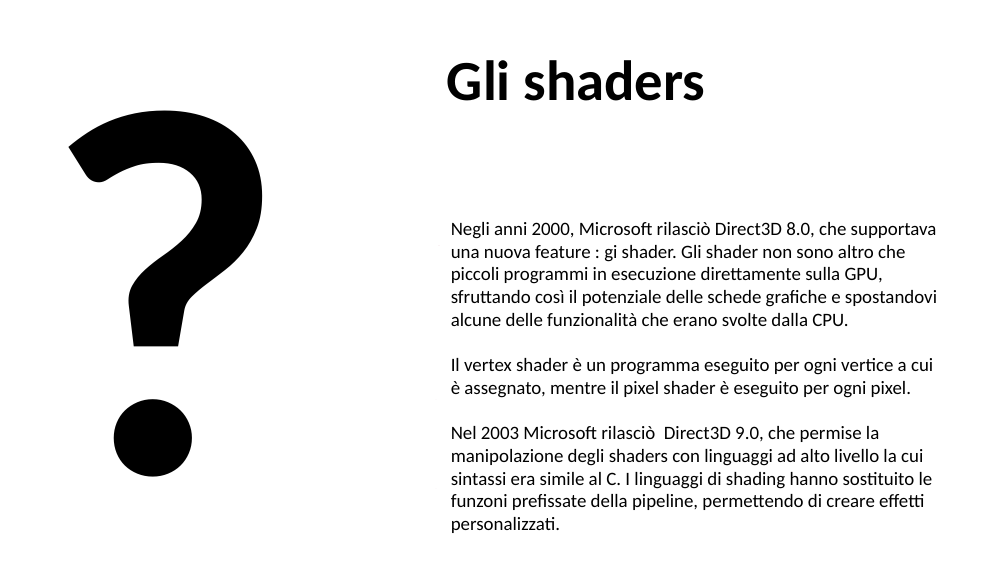
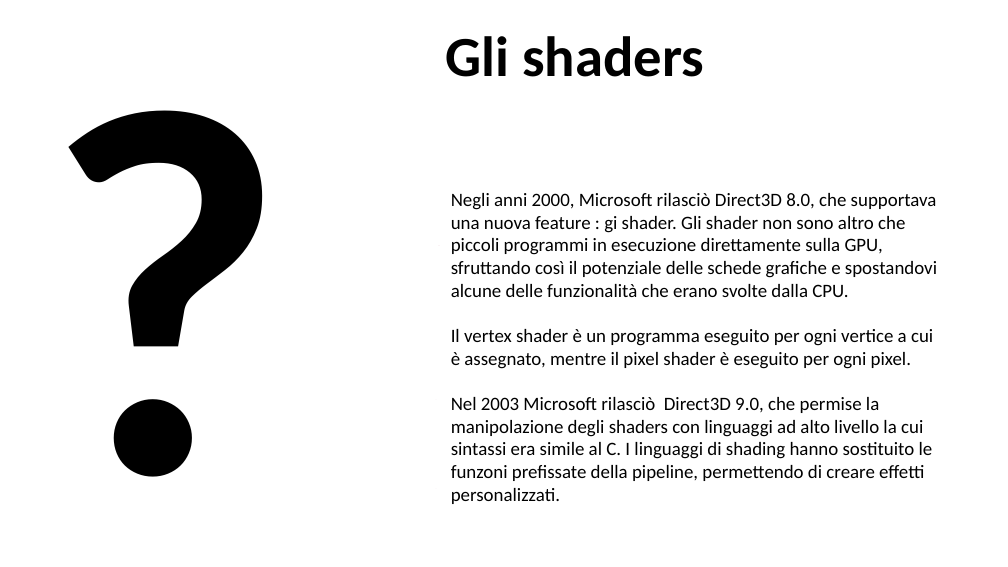
Before and after one commit to AntonioDOrazio/MobileProgramming_OpenGL, a slide deck: slide 8 of Materiale/BozzaOpenGL.pptx. Drawn at 1008x567 pixels with LibreOffice and Linux fonts; fonts in the diff are those of the drawing. Boxes give left, top, right and bottom in pixels: in the first picture for what was removed or moved away, otherwise in the second. Text is boxed around its words. In the diff, an @@ line names an element or a change of style, - is before the commit and + after.

```diff
--- a/Materiale/BozzaOpenGL.pptx
+++ b/Materiale/BozzaOpenGL.pptx
@@ title "Gli shaders": place and size @@
-title "Gli shaders" at bbox=[447, 60, 706, 101]
+title "Gli shaders" at bbox=[446, 36, 704, 77]
@@ free "Negli anni 2000, Microsoft rilasciò ...": place and size @@
-free "Negli anni 2000, Microsoft rilasciò ..." at bbox=[443, 213, 947, 567]
+free "Negli anni 2000, Microsoft rilasciò ..." at bbox=[443, 184, 947, 554]
```
Also in this commit, not shown: 13 other slides changed, 1 slide added, 2 slides removed, 1 other file.
